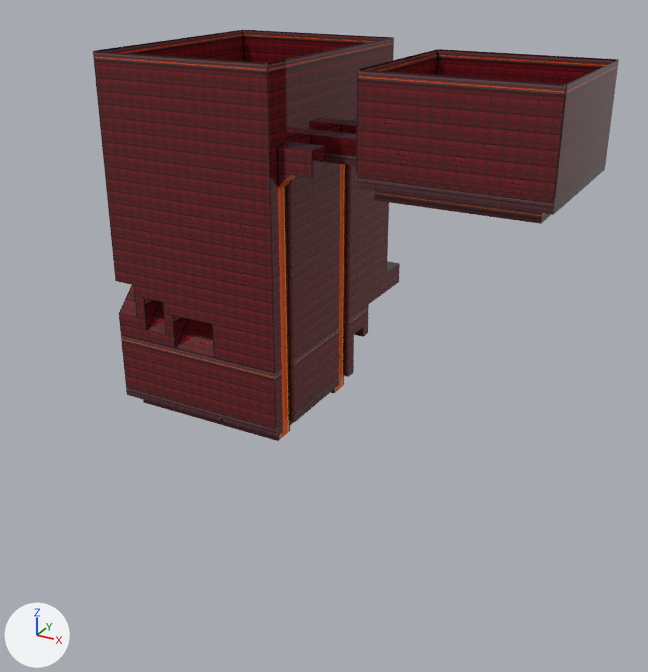
A saved change to the glTF model public/glb/forge-1.glb.
The view is the same before and after, from a camera (50 mm lens) standing at (42.8, -59.2, 37.8) and looking at (12.2, -3.4, 9.9). Lighting does not change. The marker at lower left points along +X, +Y and +Z. The older version comes first. Vertices at exactly the same position are counted once.

The older version as bpy lines, for what is in view:
```python
me_mesh = bpy.data.meshes.new('Mesh')
me_mesh.from_pydata(...)  # 4214 vertices, 8440 faces; spans x -8.0..29.0, y -4.0..20.0, z -1.0..30.0
me_mesh.materials.append(mat_material)
ob_entitytrimesh_world = bpy.data.objects.new('EntityTrimesh.World', me_mesh)
ob_entitytrimesh_world.location = (0.0, 0.0, 0.0)
```
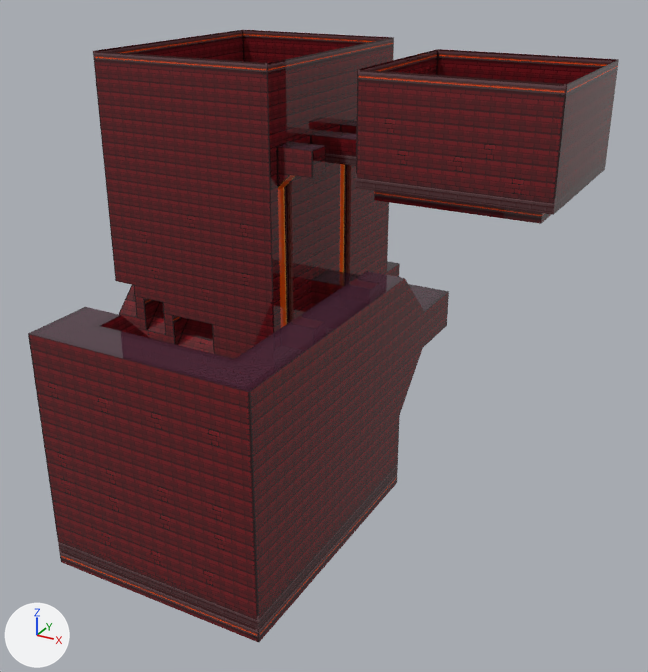
Boxes [x1, y1, x2, y2] around the edits, measured in the pictures (648 x 672 px):
'EntityTrimesh.WorldTunnel', added (red)
    after: [28, 270, 449, 643]
part 1 of me_mesh, deleted (red)
    before: [225, 392, 256, 431]
part 2 of me_mesh, deleted (brown)
    before: [312, 281, 329, 335]

Patch to the scene script:
```diff
--- a/public/glb/forge-1.glb.py
+++ b/public/glb/forge-1.glb.py
@@ me_mesh @@
 # used by ob_entitytrimesh_world; location = (0.0, 0.0, 0.0)
-me_mesh.from_pydata(...)  # 4214 vertices, 8440 faces; spans x -8.0..29.0, y -4.0..20.0, z -1.0..30.0
+me_mesh.from_pydata(...)  # 4204 vertices, 8398 faces; spans x -8.0..29.0, y -4.0..20.0, z -1.0..30.0
+# me_mesh part 1
+# 4 vertices are removed from x 4.0..5.0, y -4.0, z 1.0..2.0
+# 18 faces are deleted
+# me_mesh part 2
+# 6 vertices are removed from x 8.0, y 3.0..4.0, z 8.0..10.0
+# 24 faces are deleted
 me_mesh.materials.append(mat_material)
@@ me_mesh_002 @@
+me_mesh_002.from_pydata(...)  # 2056 vertices, 4102 faces; spans x 3.0..19.0, y -24.0..5.0, z -1.0..16.0
+me_mesh_002.materials.append(mat_material)
@@ ob_entitytrimesh_worldtunnel @@
+ob_entitytrimesh_worldtunnel = bpy.data.objects.new('EntityTrimesh.WorldTunnel', me_mesh_002)
+ob_entitytrimesh_worldtunnel.location = (0.0, 0.0, 0.0)
```
